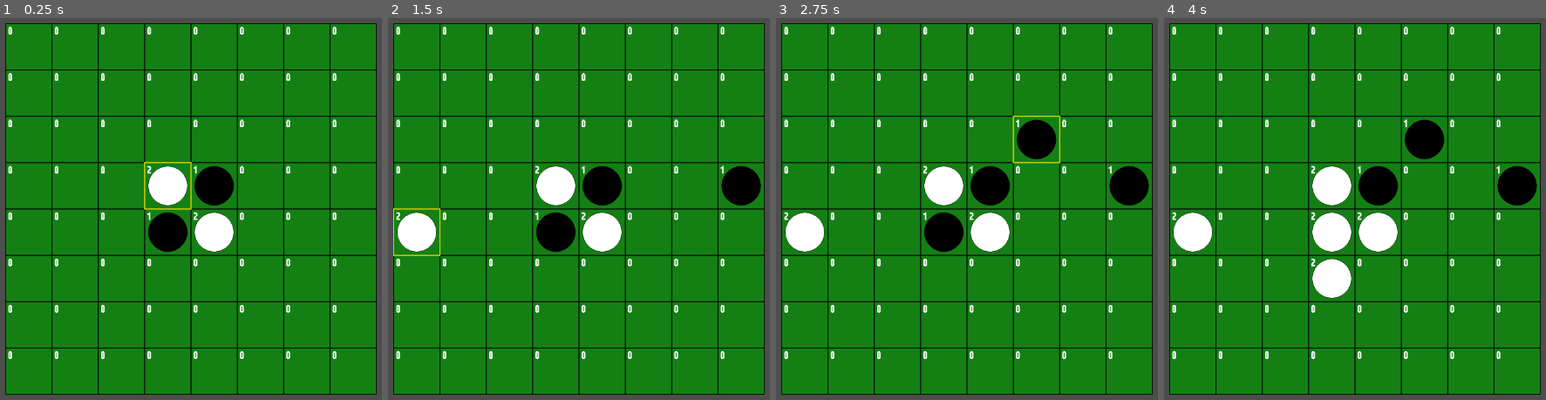
Above: before the commit, frames 1-4 (left to right).
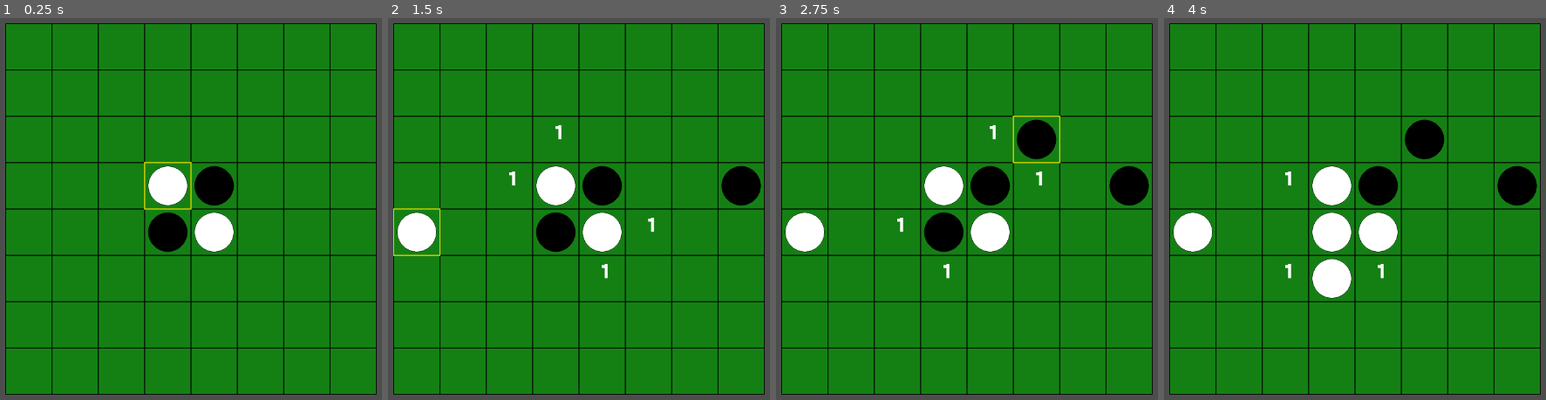
Above: after the commit, the same moments.

Repository: syun77/gd_realtime_reversi
Game: Godot game, scene res://src/scenes/Main.tscn
The game is run twice, just before and just after one commit, with the same random seed, the same clock (stepped at 60 frames per second) and the same inputs.
Inputs (mouse positions are in pixels of both pictures, inside the frame that each line leads up to):
- Up to frame 1 (0.25 s): no input
- Up to frame 2 (1.5 s): tap Enter at 0.5 s; move the mouse to (731, 189) at 0.52 s; click (731, 189) at 0.6 s; tap Space at 1.25 s; move the mouse to (437, 228) at 1.27 s; click (437, 228) at 1.35 s
- Up to frame 3 (2.75 s): tap Enter at 2 s; move the mouse to (1035, 121) at 2.02 s; click (1035, 121) at 2.1 s
- Up to frame 4 (4 s): tap Space at 2.75 s; move the mouse to (1320, 289) at 2.77 s; click (1320, 289) at 2.85 s; tap Enter at 3.5 s; move the mouse to (outside the picture) at 3.52 s; click (outside the picture) at 3.6 s

The runs differ from the first frame. In frame 1, 1.3% of the frame differs, in the area x 2-89%, y 2-90%; in frame 2, 1.4%; in frame 3, 1.4%; in frame 4, 1.4%.

Commit message:
引っ切り替えせるコマの数のヒント描画を実装

Diff:
--- a/gd-realtime-reversi/assets/fonts/label_settings.tres
+++ b/gd-realtime-reversi/assets/fonts/label_settings.tres
@@ -4,5 +4,6 @@
 
 [resource]
 font = ExtResource("1_li8ak")
+font_size = 32
 outline_size = 2
 outline_color = Color(0, 0, 0, 1)
--- a/gd-realtime-reversi/src/scenes/Main.gd
+++ b/gd-realtime-reversi/src/scenes/Main.gd
@@ -12,6 +12,7 @@
 var board := Array2D.new(BOARD_SIZE, BOARD_SIZE, Stone.eType.EMPTY) # 盤面データ.
 var mouse_pos := Vector2.ZERO # マウス位置.
 var disc_map:Dictionary[int, Disc] = {} # 石のインスタンス管理用マップ.
+var board_hint := Array2D.new(BOARD_SIZE, BOARD_SIZE, 0) # 石を置いたときにひっくり返すことができる石の数.
 
 var _turn := Disc.eType.BLACK # 現在のターン.
 
@@ -31,6 +32,31 @@
 	place_disc(mid,     mid,     Disc.eType.WHITE)
 	place_disc(mid - 1, mid,     Disc.eType.BLACK)
 	place_disc(mid,     mid - 1, Disc.eType.BLACK)
+
+# 石を置いたときにひっくり返す石のある座標リストを取得する.
+func calc_flip_positions(x: int, y: int, type: Disc.eType) -> Array[Vector2i]:
+	var flip_positions:Array[Vector2i] = [] # ひっくり返す石の座標リスト.
+	# 8方向をチェック.
+	var directions:Array[Vector2i] = [
+		Vector2i(-1, -1), Vector2i(0, -1), Vector2i(1, -1),
+		Vector2i(-1, 0),  Vector2i.ZERO,   Vector2i(1, 0),
+		Vector2i(-1, 1),  Vector2i(0, 1),  Vector2i(1, 1)
+	]
+	for dir in directions:
+		var to_flip:Array[Vector2i] = [] # ひっくり返す石のリスト.
+		var pos := Vector2i(x, y) + dir # チェックする位置.
+		while board.is_valid(pos.x, pos.y):
+			var current_type := board.getv(pos.x, pos.y)
+			if current_type == Disc.eType.EMPTY:
+				break # 空白に当たったら終了.
+			elif current_type == type:
+				# 同じ色の石に当たったら、to_flipの石をひっくり返す.
+				flip_positions += to_flip
+				break
+			else:
+				to_flip.append(pos) # ひっくり返す候補に追加.
+			pos += dir
+	return flip_positions
 
 # 石を置く.
 func place_disc(x: int, y: int, type: Disc.eType) -> void:
@@ -77,34 +103,16 @@
 
 			_turn = Disc.reverse(_turn)
 
+			_update_board_hint() # 盤面のヒントを更新.
+
 	# 描画更新.
 	queue_redraw()
 
 # 置いた石を基準に盤面の石をひっくり返す
 func flip_disc(x: int, y: int, type: Disc.eType) -> void:
-	# 8方向をチェック.
-	var directions:Array[Vector2i] = [
-		Vector2i(-1, -1), Vector2i(0, -1), Vector2i(1, -1),
-		Vector2i(-1, 0),  Vector2i.ZERO,   Vector2i(1, 0),
-		Vector2i(-1, 1),  Vector2i(0, 1),  Vector2i(1, 1)
-	]
-	for dir in directions:
-		var to_flip:Array[Vector2i] = [] # ひっくり返す石のリスト.
-		var pos := Vector2i(x, y) + dir # チェックする位置.
-		while board.is_valid(pos.x, pos.y):
-			var current_type := board.getv(pos.x, pos.y)
-			if current_type == Disc.eType.EMPTY:
-				break # 空白に当たったら終了.
-			elif current_type == type:
-				# 同じ色の石に当たったら、to_flipの石をひっくり返す.
-				for flip_pos in to_flip:
-					# 盤面に反映.
-					place_disc(flip_pos.x, flip_pos.y, type)
-				print("flip:", to_flip)
-				break
-			else:
-				to_flip.append(pos) # ひっくり返す候補に追加.
-			pos += dir
+	var flip_positions := calc_flip_positions(x, y, type)
+	for pos in flip_positions:
+		place_disc(pos.x, pos.y, type) # 石を配置（ひっくり返す）
 
 func _count_rotateing_discs() -> int:
 	var count := 0
@@ -112,6 +120,15 @@
 		if disc.is_rotateing():
 			count += 1
 	return count
+
+func _update_board_hint() -> void:
+	for y in range(BOARD_SIZE):
+		for x in range(BOARD_SIZE):
+			if board.is_empty(x, y):
+				var flip_positions := calc_flip_positions(x, y, _turn)
+				board_hint.setv(x, y, flip_positions.size())
+			else:
+				board_hint.setv(x, y, 0)
 
 func _get_cell_size() -> float:
 	var vp_size := get_viewport_rect().size
@@ -147,20 +164,11 @@
 	# マウス位置にグリッド線を描画.
 	_draw_mouse_cursor_grid(start, cell_size)
 
-	# 石の情報をフォントでデバッグ描画.
-	var label_settings := LABEL_SETTINGS as LabelSettings
-	var font: Font = label_settings.font if label_settings != null else null
-	if font != null:
-		for y in range(BOARD_SIZE):
-			for x in range(BOARD_SIZE):
-				var value := board.getv(x, y)
-				var text := str(value)
-				var pos := start + Vector2(x * cell_size + 5, y * cell_size + 20)
-				var font_color := Color(1, 1, 1)
-				var font_size := 16
-				# Godot 4.6 の draw_string シグネチャに合わせて全引数を指定
-				# (font, pos, text, alignment, width, font_size, modulate, justification_flags, direction, orientation, oversampling)
-				draw_string(font, pos, text, HORIZONTAL_ALIGNMENT_LEFT, -1.0, font_size, font_color, 0, 0, 0, 0.0)
+	# 盤面ヒントの描画.
+	board_hint.foreach(func(x, y, hint):
+		if hint > 0:
+			_draw_text_board(Vector2i(x, y), str(hint), Color(1, 1, 1))
+	)
 
 
 # マウス位置にグリッド線を描画.
@@ -172,3 +180,13 @@
 		# 四角形で描画.
 		var rect := Rect2(start + grid_pos * cell_size, Vector2(cell_size, cell_size))
 		draw_rect(rect, line_color, false, 2.0)
+
+# セルの中心にテキストを描画.
+func _draw_text_board(cell:Vector2i, text:String, color:Color, font_size:int=32) -> void:
+	var label_settings := LABEL_SETTINGS as LabelSettings
+	var font: Font = label_settings.font if label_settings != null else null
+	var cell_size := _get_cell_size()
+	var pos := _get_board_start() + Vector2((cell.x * cell_size) + (cell_size / 2.0), (cell.y * cell_size) + (cell_size / 2.0))
+	# Godot 4.6 の draw_string シグネチャに合わせて全引数を指定
+	# (font, pos, text, alignment, width, font_size, modulate, justification_flags, direction, orientation, oversampling)
+	draw_string(font, pos, text, HORIZONTAL_ALIGNMENT_CENTER, -1.0, font_size, color, 0, 0, 0, 0.0)
